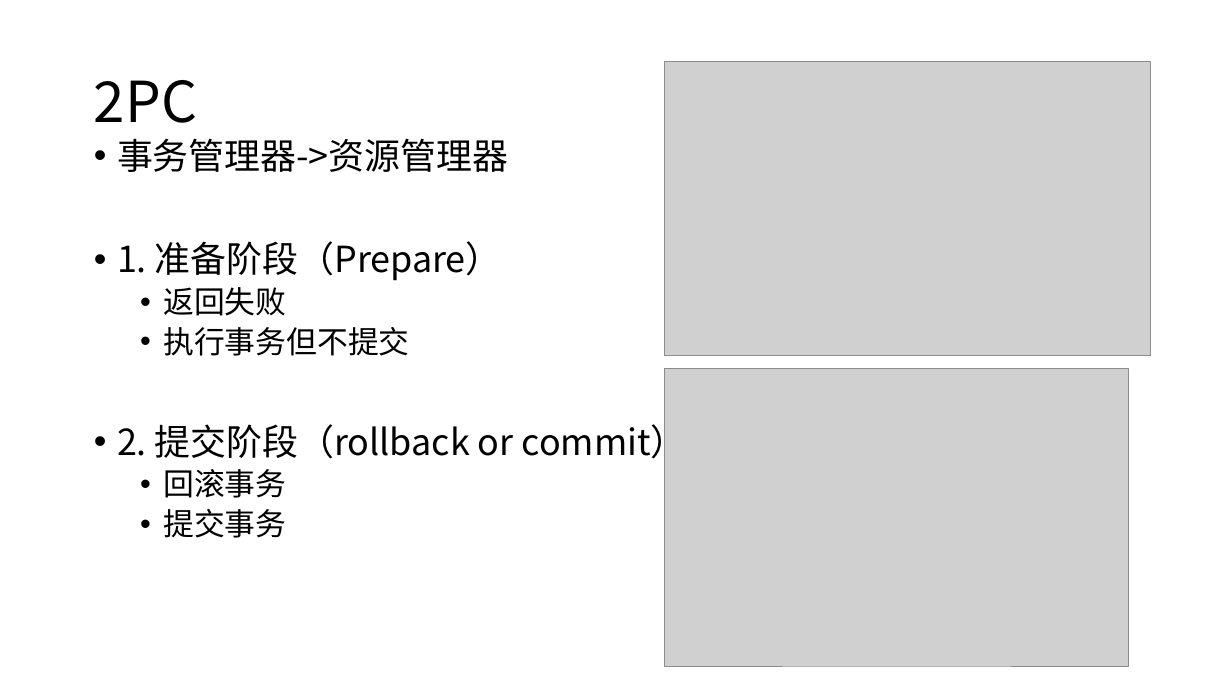
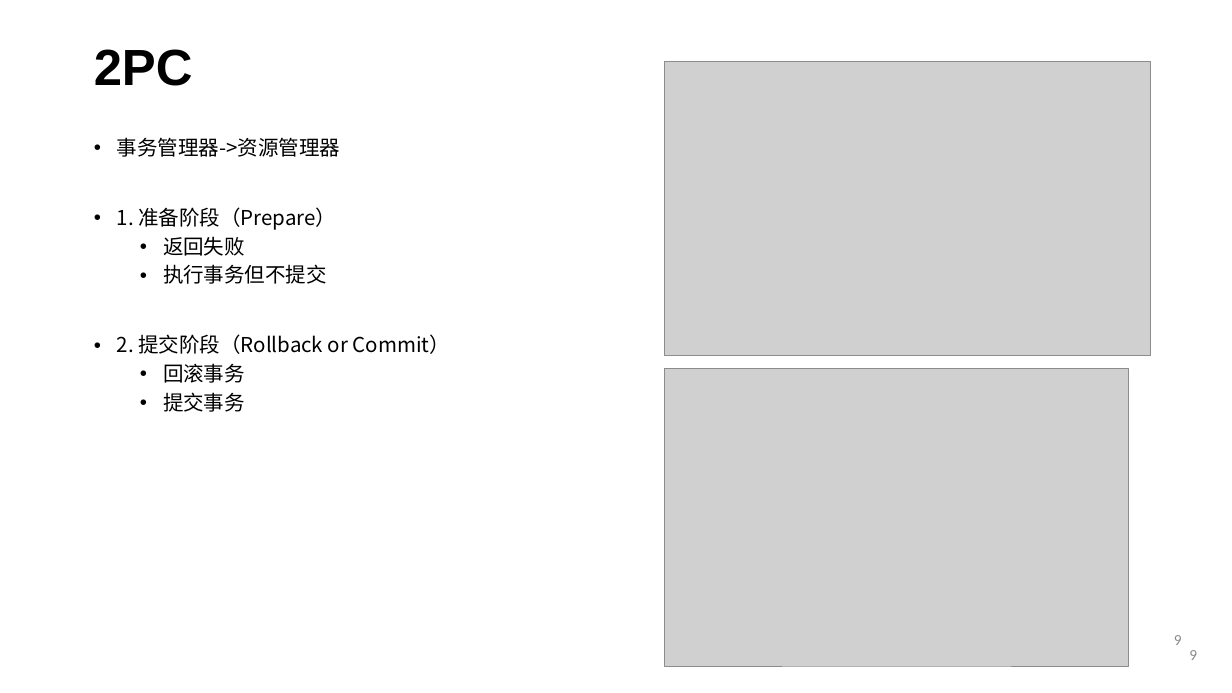
Before and after one commit to courage89/xa_presentation, a slide deck: slide 9 of 分布式事务.pptx (slide 11 before the commit). Drawn at 1232x693 pixels with LibreOffice and Linux fonts; fonts in the diff are those of the drawing; grey boxes stand for pictures; background and template pictures are left out. Boxes give left, top, right and bottom in pixels: in the first picture for what was removed or moved away, otherwise in the second. Text is boxed around its words. In the diff, an @@ line names an element or a change of style, - is before the commit and + after.

Commit message:
分布式事务ppt

```diff
--- a/分布式事务.pptx
+++ b/分布式事务.pptx
@@ title "2PC" at bbox=[94, 49, 193, 86]: size 44 to 39.6 pt, font Noto Sans CJK SC to Arial, bold on; vertical alignment middle to top @@
@@ text at bbox=[117, 137, 340, 412]: size 28 to 16 pt in "事务管理器->资源管理器", "1. 准备阶段（Prepare）"; size 24 to 16 pt in "返回失败", "执行事务但不提交", "回滚事务", "提交事务" @@
@@ text at bbox=[117, 334, 450, 354]: text changed; size 28 to 16 pt @@
-• 2. 提交阶段（rollback or commit）
+• 2. 提交阶段（Rollback or Commit）
@@ page number added at bbox=[1174, 635, 1182, 645], 12 pt, text #8C8C8C @@
+9
@@ page number added at bbox=[1189, 650, 1197, 660], 12 pt, text #8C8C8C @@
+9
```
Also in this commit, not shown: 11 other slides changed, 4 slides added, 10 slides removed.
